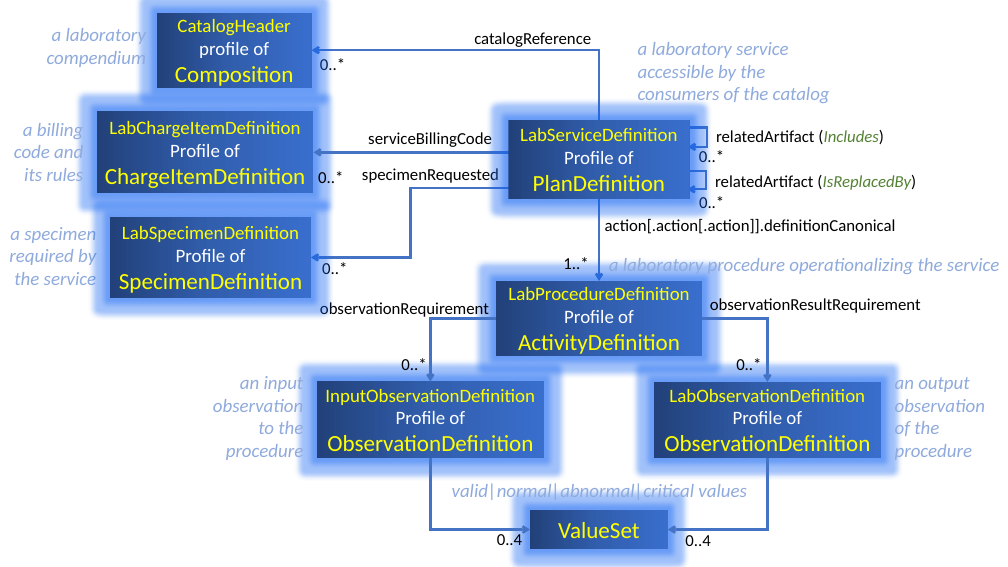
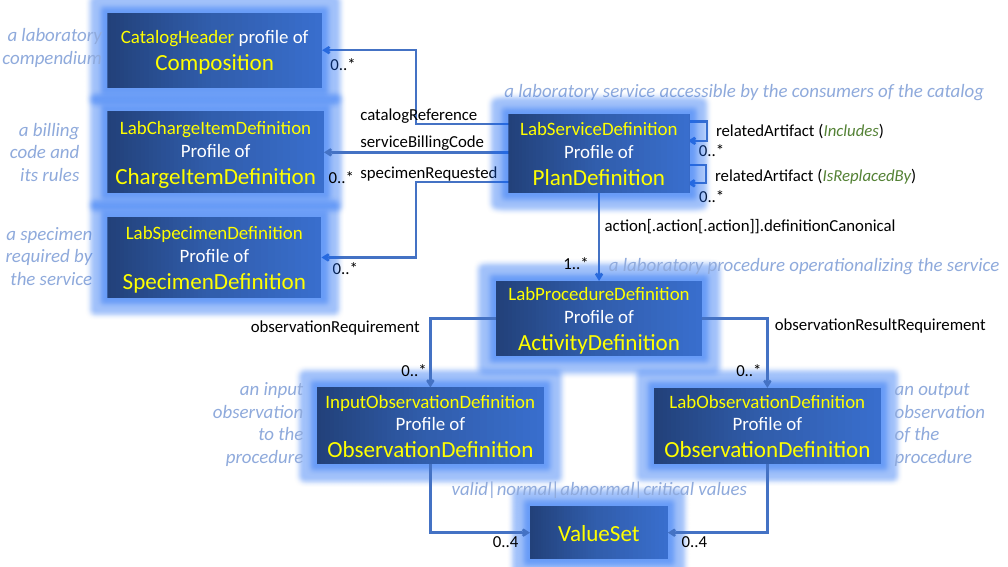
Before and after one commit to HL7/fhir-order-catalog, a slide deck: slide 1 of input/images-source/LabCompendium.pptx. Drawn at 1008x567 pixels with LibreOffice and Linux fonts; fonts in the diff are those of the drawing. Boxes give left, top, right and bottom in pixels: in the first picture for what was removed or moved away, otherwise in the second. Text is boxed around its words. In the diff, an @@ line names an element or a change of style, - is before the commit and + after.

Commit message:
Catalog administration interactions documented

```diff
--- a/input/images-source/LabCompendium.pptx
+++ b/input/images-source/LabCompendium.pptx
@@ text "a laboratory compendium": place and size @@
-text "a laboratory compendium" at bbox=[47, 26, 146, 69]
+text "a laboratory compendium" at bbox=[2, 26, 101, 69]
@@ rectangle "CatalogHeader profile of Composition": place and size @@
-rectangle "CatalogHeader profile of Composition" at bbox=[157, 13, 312, 88]
+rectangle "CatalogHeader profile of Composition" at bbox=[107, 13, 322, 88]
@@ elbow arrow moved from (599, 120) - (312, 50) to (510, 124) - (322, 50) @@
@@ text "a laboratory service accessible by ..." rewrapped from bbox=[638, 42, 830, 106] to bbox=[504, 82, 984, 103] @@
@@ text "catalogReference": place and size @@
-text "catalogReference" at bbox=[474, 32, 591, 47]
+text "catalogReference" at bbox=[360, 106, 477, 124]
@@ rectangle added at bbox=[510, 116, 533, 133], fill #4472C4, outline #325491 1 pt @@
@@ text "serviceBillingCode": place and size @@
-text "serviceBillingCode" at bbox=[368, 131, 492, 149]
+text "serviceBillingCode" at bbox=[360, 135, 484, 152]
@@ 3 texts, 1 rectangle: place and size @@
-3 texts, 1 rectangle at bbox=[97, 56, 347, 279]
+3 texts, 1 rectangle at bbox=[107, 56, 358, 279]
@@ elbow arrow moved from (510, 153) - (314, 152) to (510, 153) - (324, 152) @@
@@ 5 rectangles, 4 texts, 2 elbow arrows: place and size @@
-5 rectangles, 4 texts, 2 elbow arrows at bbox=[508, 120, 916, 213]
+5 rectangles, 4 texts, 2 elbow arrows at bbox=[508, 114, 916, 207]
@@ elbow arrow moved from (510, 188) - (311, 258) to (510, 182) - (321, 258) @@
@@ elbow arrow moved from (599, 199) - (599, 281) to (599, 193) - (599, 281) @@
@@ rectangle "LabSpecimenDefinition": place and size @@
-rectangle "LabSpecimenDefinition" at bbox=[110, 217, 312, 298]
+rectangle "LabSpecimenDefinition" at bbox=[107, 217, 321, 298]
@@ text "observationRequirement": place and size @@
-text "observationRequirement" at bbox=[320, 300, 489, 318]
+text "observationRequirement" at bbox=[251, 320, 420, 335]
@@ elbow arrow moved from (496, 318) - (430, 382) to (496, 318) - (430, 387) @@
@@ elbow arrow moved from (702, 318) - (768, 382) to (702, 318) - (768, 388) @@
@@ text "observationResultRequirement": place and size @@
-text "observationResultRequirement" at bbox=[710, 296, 921, 314]
+text "observationResultRequirement" at bbox=[775, 318, 986, 333]
@@ 4 texts, 2 rectangles, 2 elbow arrows: place and size @@
-4 texts, 2 rectangles, 2 elbow arrows at bbox=[213, 356, 985, 529]
+4 texts, 2 rectangles, 2 elbow arrows at bbox=[213, 362, 985, 533]
@@ text "valid|normal|abnormal|critical values": place and size @@
-text "valid|normal|abnormal|critical values" at bbox=[452, 484, 747, 502]
+text "valid|normal|abnormal|critical values" at bbox=[452, 479, 747, 500]
@@ rectangle "ValueSet": place and size @@
-rectangle "ValueSet" at bbox=[530, 510, 668, 549]
+rectangle "ValueSet" at bbox=[530, 507, 668, 559]
@@ 4 texts: place and size @@
-4 texts at bbox=[9, 120, 710, 550]
+4 texts at bbox=[6, 123, 707, 552]
```
Also in this commit, not shown: 46 other files.
